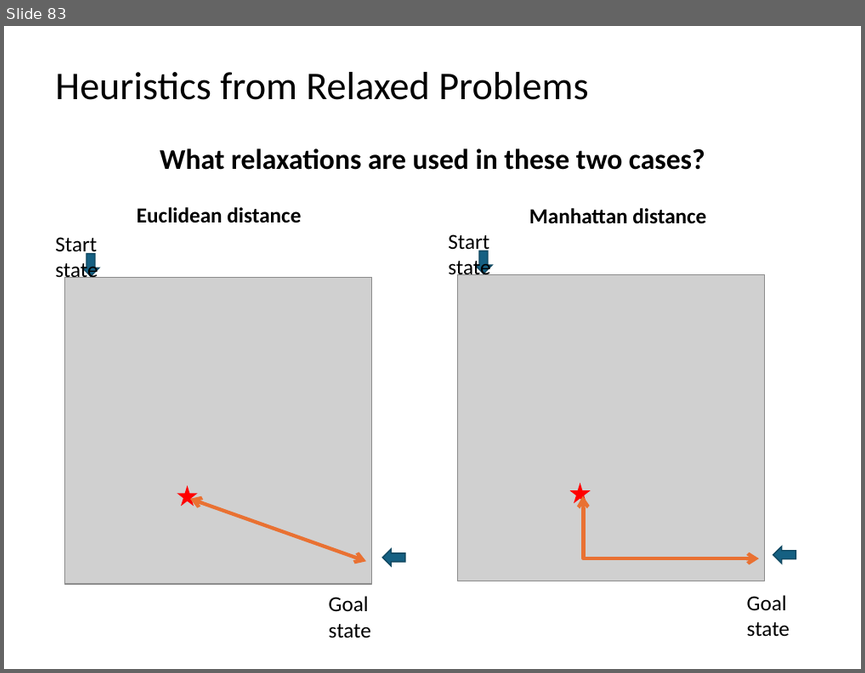
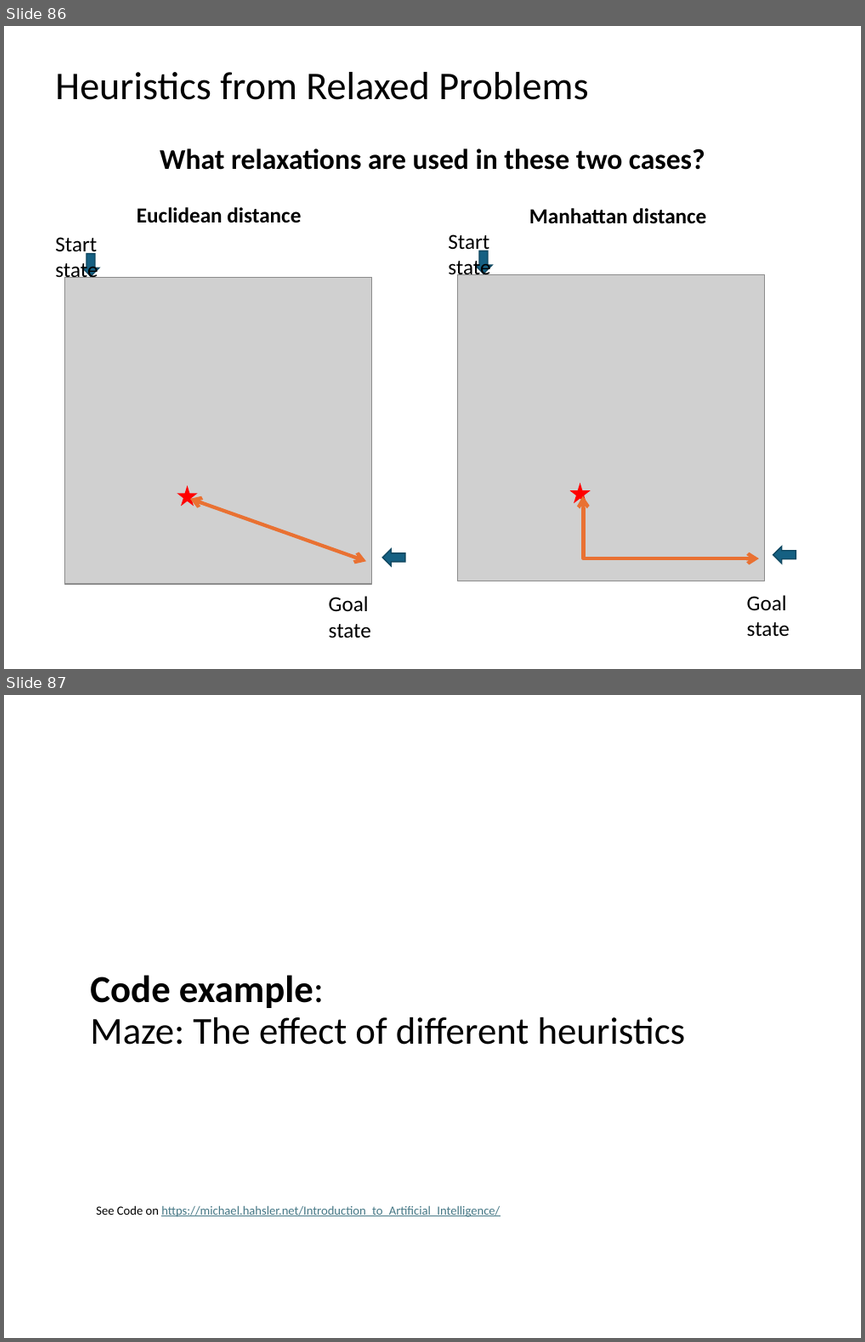
Before and after one commit to kunleola/CS7320, a slide deck: slides/03_search.pptx. Shown one above the other, each under a label of ours: slide 83 before the commit, slides 86 and 87 after it. The pictures are 865x673 and 865x1342 pixels, drawn with LibreOffice and Linux fonts; fonts in the diff are those of the drawing; grey boxes stand for pictures. Boxes give left, top, right and bottom in pixels: in the first picture for what was removed or moved away, otherwise in the second. Text is boxed around its words. In the diff, an @@ line names an element or a change of style, - is before the commit and + after.

```diff
--- a/slides/03_search.pptx
+++ b/slides/03_search.pptx
@@ slide 87 added at [4,695,861,1338], background #FFFFFF @@
@@ title added at [90,975,686,1044], 32 pt, text #000000 @@
+Code example:
+Maze: The effect of different heuristics
@@ text added at [96,1205,500,1217], 10.5 pt, text #467886, underline @@
+See Code on https://michael.hahsler.net/Introduction_to_Artificial_Intelligence/
@@ what was slide 83 is now slide 86 @@
```
Also in this commit, not shown: 3 other slides added, 17 other files.
